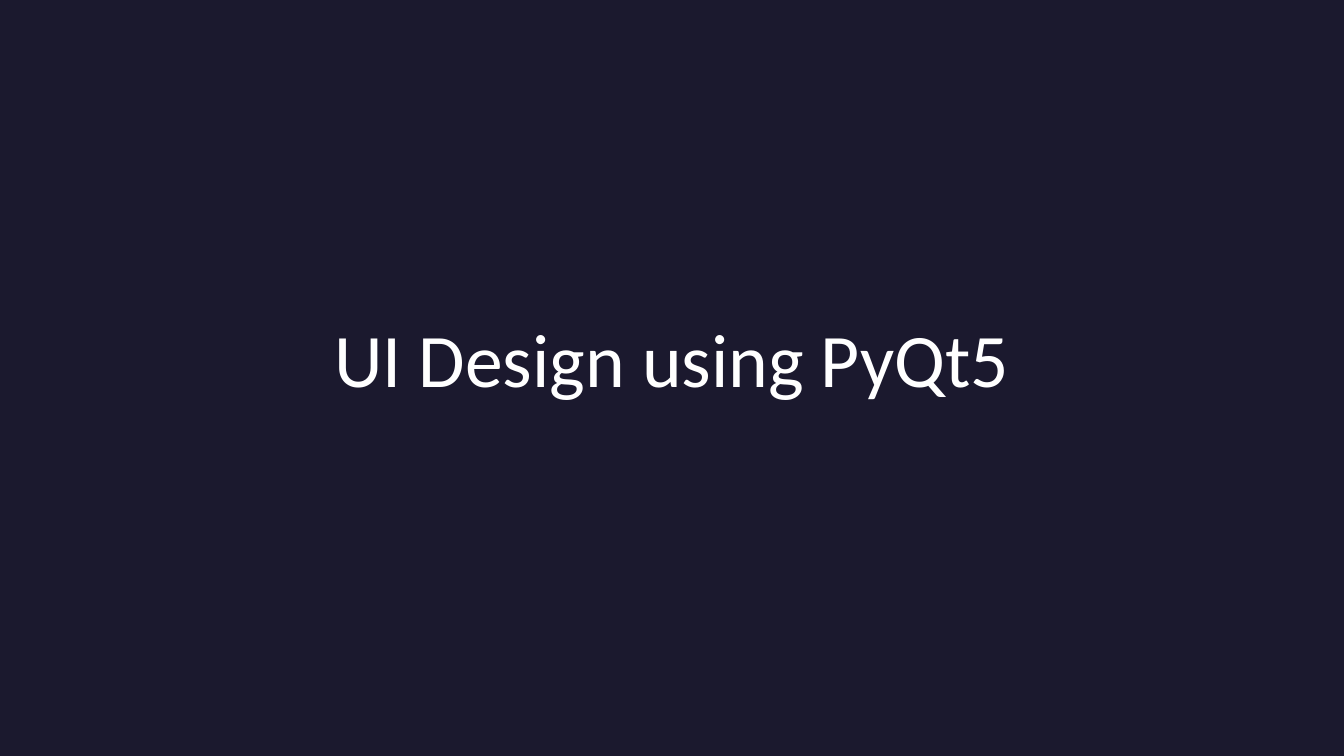
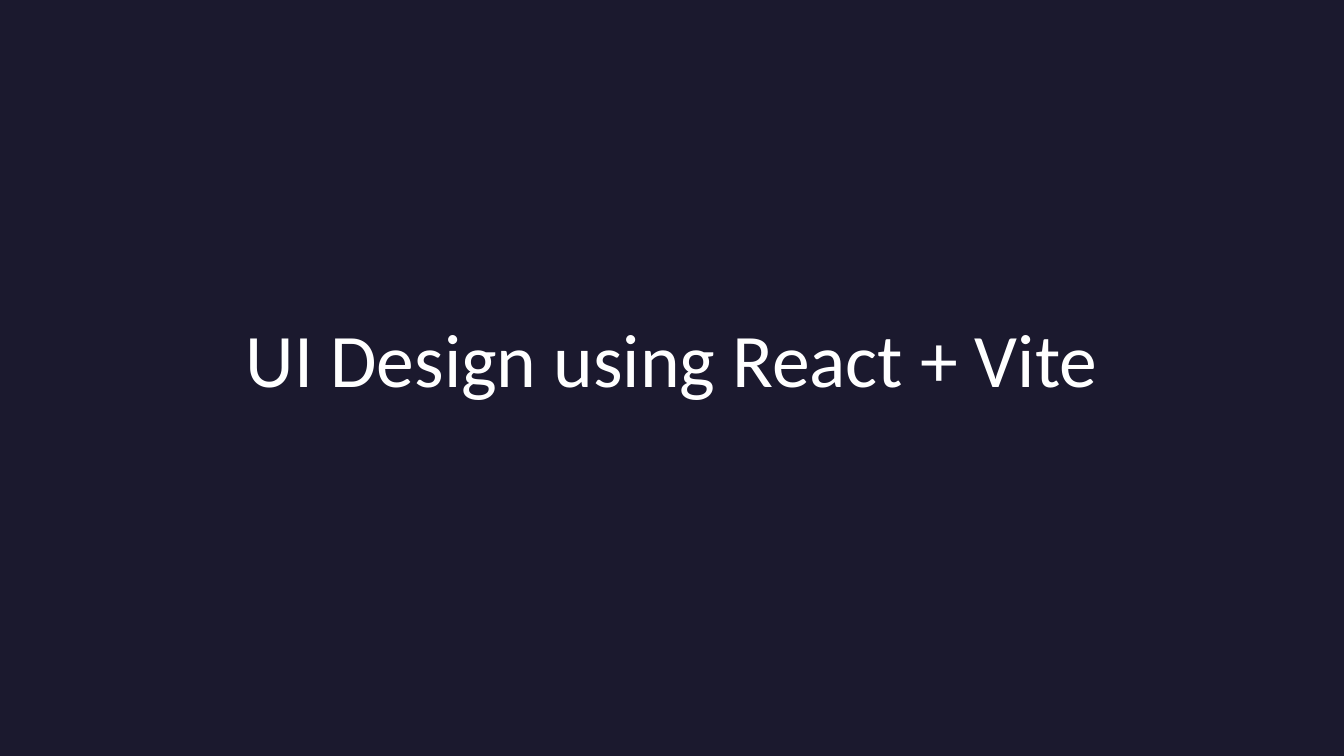
Before and after one commit to Generic-alias/Mini-Project-group-8, a slide deck: slide 17 of Project Files/Presentations/Group_8Implementation_new.pptx. Drawn at 1344x756 pixels with LibreOffice and Linux fonts; fonts in the diff are those of the drawing; background and template pictures are left out. Boxes give left, top, right and bottom in pixels: in the first picture for what was removed or moved away, otherwise in the second. Text is boxed around its words. In the diff, an @@ line names an element or a change of style, - is before the commit and + after.

```diff
--- a/Project Files/Presentations/Group_8Implementation_new.pptx
+++ b/Project Files/Presentations/Group_8Implementation_new.pptx
@@ title at <box>246,335,1097,400</box>: text changed @@
-UI Design using PyQt5
+UI Design using React + Vite
```
Also in this commit, not shown: 5 other slides changed, 6 slides removed, 2 other files.
